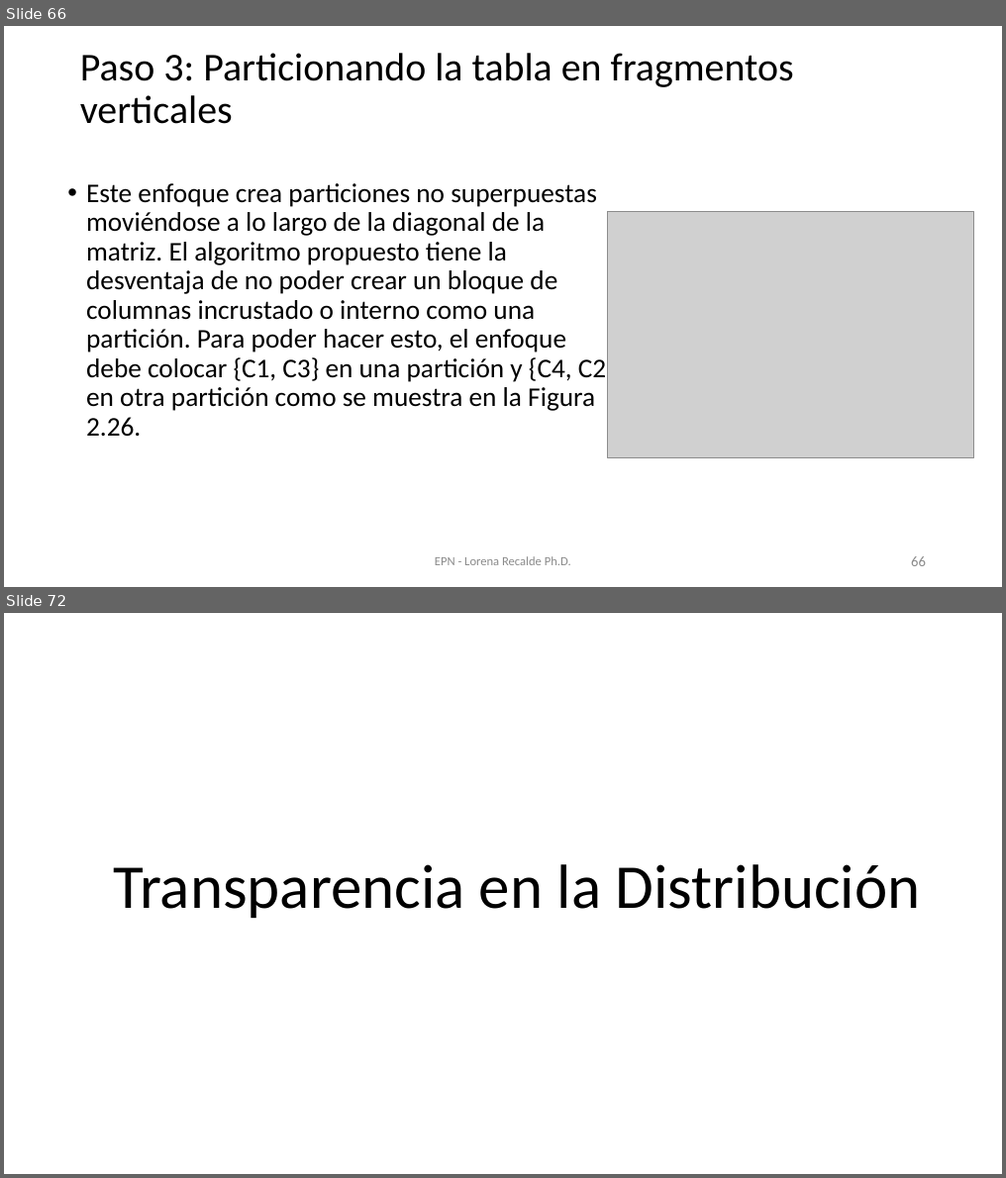
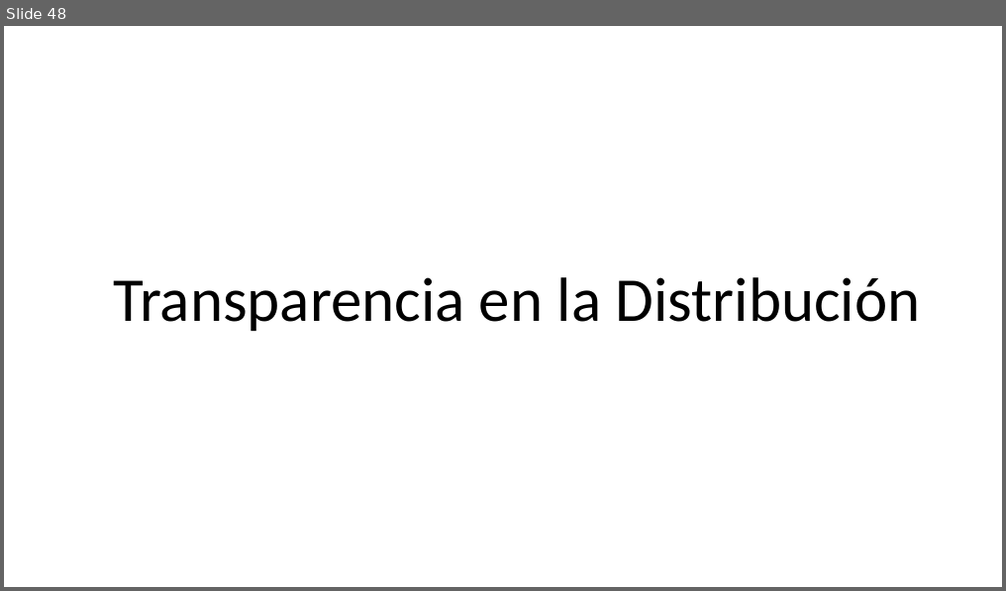
Before and after one commit to lore10/BDDD, a slide deck: slides/Semana3_V1.pptx. Shown one above the other, each under a label of ours: slides 66 and 72 before the commit, slide 48 after it; the slides between them are not shown. The pictures are 1006x1178 and 1006x591 pixels, drawn with LibreOffice and Linux fonts; fonts in the diff are those of the drawing; grey boxes stand for pictures. Boxes give left, top, right and bottom in pixels: in the first picture for what was removed or moved away, otherwise in the second. Text is boxed around its words. In the diff, an @@ line names an element or a change of style, - is before the commit and + after.

```diff
--- a/slides/Semana3_V1.pptx
+++ b/slides/Semana3_V1.pptx
@@ slide 66 removed at (4, 26, 1002, 587), background #FFFFFF @@
@@ title removed at (80, 53, 794, 124) @@
-Paso 3: Particionando la tabla en fragmentos verticales
@@ text removed at (86, 183, 615, 437) @@
-• Este enfoque crea particiones no superpuestas moviéndose a lo largo de la diagonal de la matriz. El algoritmo propuesto tiene la desventaja de no poder crear un bloque de columnas incrustado o interno como una partición. Para poder hacer esto, el enfoque debe colocar {C1, C3} en una partición y {C4, C2} en otra partición como se muestra en la Figura 2.26.
@@ picture removed at (607, 212, 974, 458) @@
@@ text removed at (435, 557, 571, 566) @@
-EPN - Lorena Recalde Ph.D.
@@ page number removed at (911, 557, 926, 567) @@
-66
@@ what was slide 72 is now slide 48 @@
```
Also in this commit, not shown: 6 slides changed, 23 other slides removed, 4 other files.
